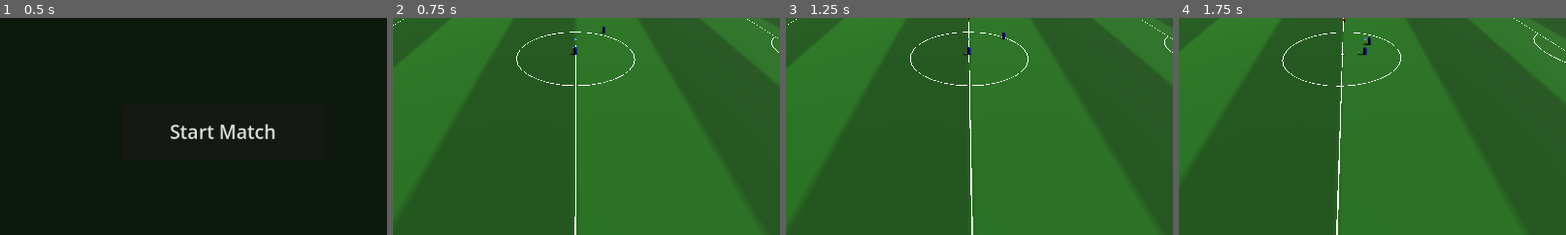
Above: before the commit, frames 1-4 (left to right).
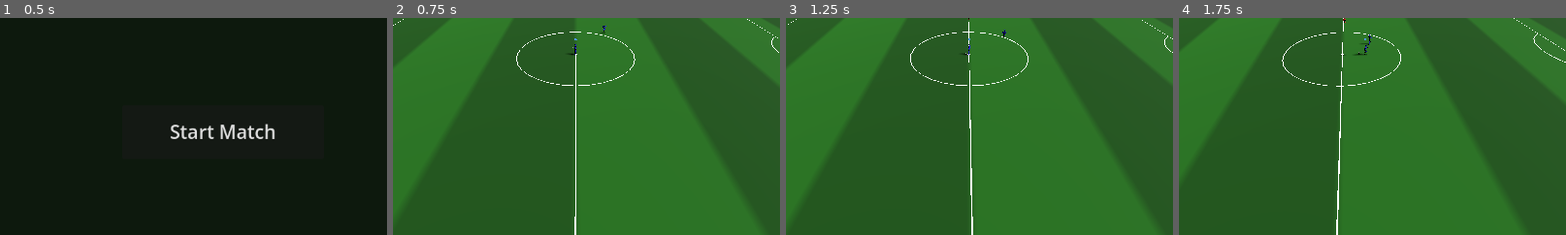
Above: after the commit, the same moments.

Repository: Churikov0112/open_football
Game: Godot game, scene res://scenes/main_menu.tscn
Same seed, same stepped clock (60 frames per second), same inputs: the game is played once before the commit and once after it.
Inputs:
- Up to frame 1 (0.5 s): no input
- Up to frame 2 (0.75 s): click "Start Match" at 0.5 s
- Up to frame 3 (1.25 s): no input
- Up to frame 4 (1.75 s): hold D (move_right) from 1.28 s (still down); hold Space (kick) from 1.28 s (still down)
The pictures show only the part of the screen within x 27-77%, y 42-92%; the shares and areas given below are measured in that part.

Frame 1 is identical in both runs. In frame 2, less than 0.1% of the frame differs, in the area x 46-56%, y 3-17%; in frame 3, less than 0.1%; in frame 4, less than 0.1%, in the area x 45-50%, y 7-18%.

Commit message:
feat: both teams use Mixamo PlayerVisual (team_1 blue, team_2 red)
Co-Authored-By: Claude Opus 4.8 <noreply@anthropic.com>

Diff:
--- a/scripts/match/match_manager.gd
+++ b/scripts/match/match_manager.gd
@@ -43,6 +43,12 @@
 	_setup_away_player()
 	controlled_player = player_home
 	player_home.add_to_group("team_1")
+	var home_mesh := player_home.get_node_or_null(^"Mesh")
+	if home_mesh:
+		home_mesh.queue_free()
+	var home_visual: PlayerVisual = preload("res://scenes/player_visual.tscn").instantiate()
+	player_home.add_child(home_visual)
+	home_visual.apply_appearance({"kit_color": Color(0.1, 0.1, 0.9)})
 	_setup_teammate()
 	_setup_boundaries()
 	_give_ai_to_player_home()
@@ -361,15 +367,9 @@
 	var new_player := CharacterBody3D.new()
 	new_player.name = "PlayerTeammate"
 	new_player.global_position = Vector3(10, 0.5, 5)
-	var mesh := CapsuleMesh.new()
-	mesh.height = 1.5
-	mesh.radius = 0.3
-	var mat := StandardMaterial3D.new()
-	mat.albedo_color = Color(0.1, 0.1, 0.9)
-	mesh.material = mat
-	var mi := MeshInstance3D.new()
-	mi.mesh = mesh
-	new_player.add_child(mi)
+	var visual: PlayerVisual = preload("res://scenes/player_visual.tscn").instantiate()
+	new_player.add_child(visual)
+	visual.apply_appearance({"kit_color": Color(0.1, 0.1, 0.9)})
 	var col := CollisionShape3D.new()
 	var shape := CapsuleShape3D.new()
 	shape.height = 1.5
